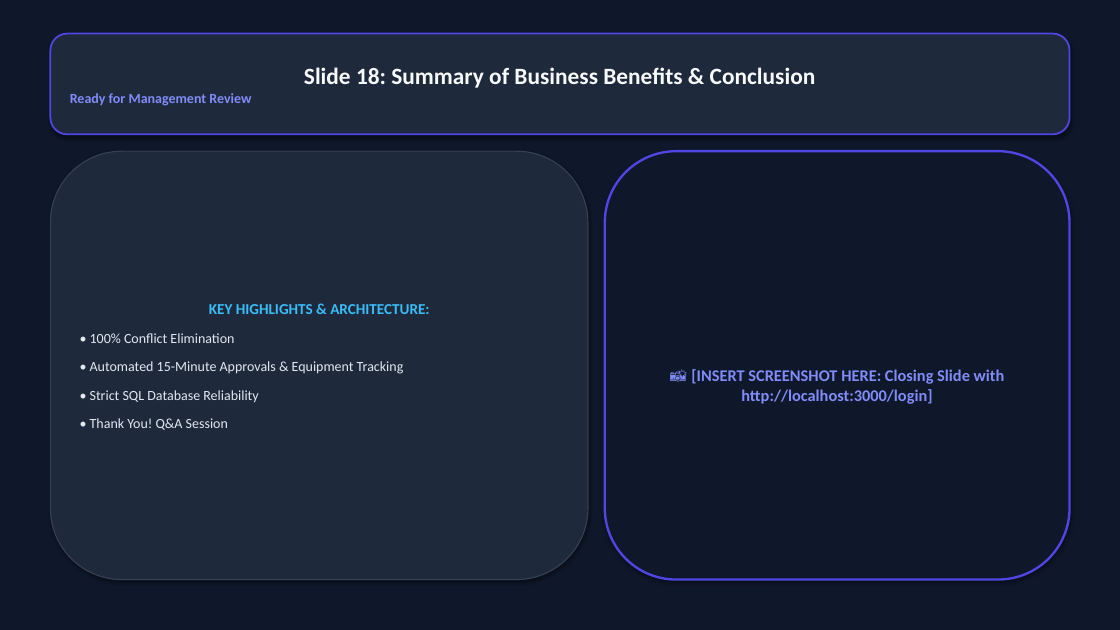
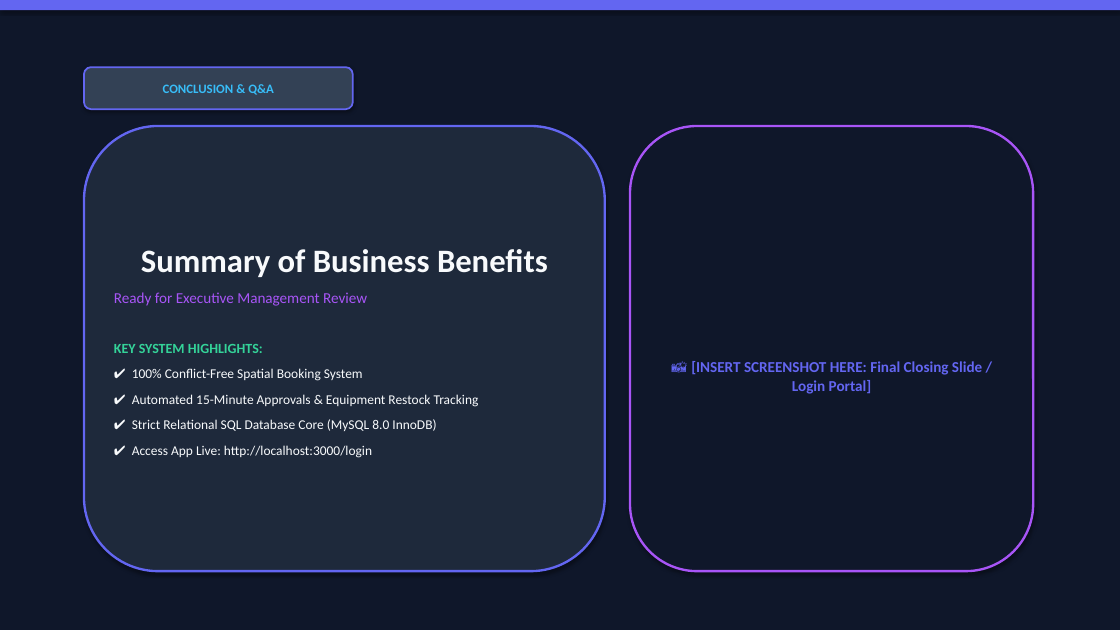
Before and after one commit to VishalMishraCSE/meeting-room-booking-system, a slide deck: slide 18 of document/PRESENTATION_DECK_SLIDES.pptx. Drawn at 1120x630 pixels with LibreOffice and Linux fonts; fonts in the diff are those of the drawing. Boxes give left, top, right and bottom in pixels: in the first picture for what was removed or moved away, otherwise in the second. Text is boxed around its words. In the diff, an @@ line names an element or a change of style, - is before the commit and + after.

Commit message:
design: redesign PowerPoint presentation deck with stunning multi-layered dark theme, glassmorphic card containers, and category tag pills

```diff
--- a/document/PRESENTATION_DECK_SLIDES.pptx
+++ b/document/PRESENTATION_DECK_SLIDES.pptx
@@ rectangle added at box(0, 0, 1120, 10), fill #6366F1 @@
@@ rounded rectangle removed at box(50, 34, 1070, 134) @@
-Slide 18: Summary of Business Benefits & Conclusion
-Ready for Management Review
@@ rounded rectangle added at box(84, 67, 353, 109), fill #334155, outline #6366F1 1.5 pt, 11 pt, text #38BDF8, bold @@
+CONCLUSION & Q&A
@@ rounded rectangle "Summary of Business Benefits": place and size @@
-rounded rectangle "Summary of Business Benefits" at box(50, 151, 588, 580)
+rounded rectangle "Summary of Business Benefits" at box(84, 126, 605, 571)
@@ rounded rectangle "Summary of Business Benefits" at box(84, 126, 605, 571): outline #334155 1 pt to #6366F1 2 pt @@
@@ rounded rectangle "📸 [INSERT SCREENSHOT HERE: Final ...": place and size @@
-rounded rectangle "📸 [INSERT SCREENSHOT HERE: Final ..." at box(605, 151, 1070, 580)
+rounded rectangle "📸 [INSERT SCREENSHOT HERE: Final ..." at box(630, 126, 1033, 571)
@@ rounded rectangle "📸 [INSERT SCREENSHOT HERE: Final ..." at box(630, 126, 1033, 571): outline #4F46E5 2 pt to #A855F7 2 pt @@
@@ text in rounded rectangle at box(114, 249, 548, 458): text changed; size 12 to 11.5 pt; text colour #E2E8F0 to #F8FAFC @@
-KEY HIGHLIGHTS & ARCHITECTURE:
-• 100% Conflict Elimination
-• Automated 15-Minute Approvals & Equipment Tracking
-• Strict SQL Database Reliability
-• Thank You! Q&A Session
+Summary of Business Benefits
+Ready for Executive Management Review
+KEY SYSTEM HIGHLIGHTS:
+✔ 100% Conflict-Free Spatial Booking System
+✔ Automated 15-Minute Approvals & Equipment Restock Tracking
+✔ Strict Relational SQL Database Core (MySQL 8.0 InnoDB)
+✔ Access App Live: http://localhost:3000/login
@@ text in rounded rectangle at box(691, 361, 982, 394): text changed; size 14 to 13 pt; text colour #818CF8 to #6366F1 @@
-📸 [INSERT SCREENSHOT HERE: Closing Slide with http://localhost:3000/login]
+📸 [INSERT SCREENSHOT HERE: Final Closing Slide / Login Portal]
```
Also in this commit, not shown: 16 other slides changed, 1 slide added, 1 slide removed, 1 other file.
